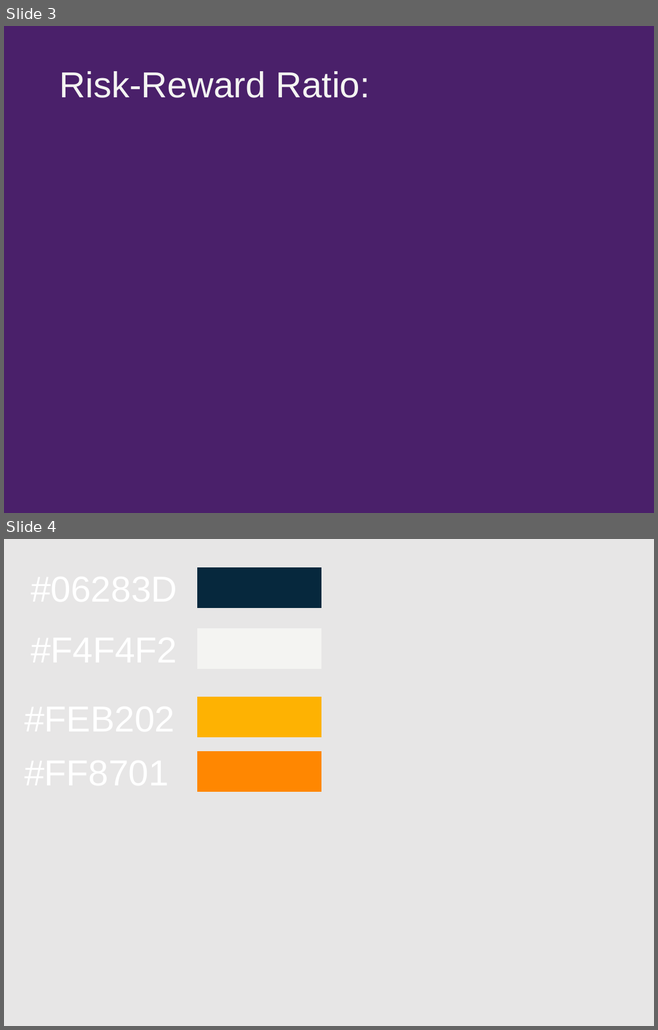
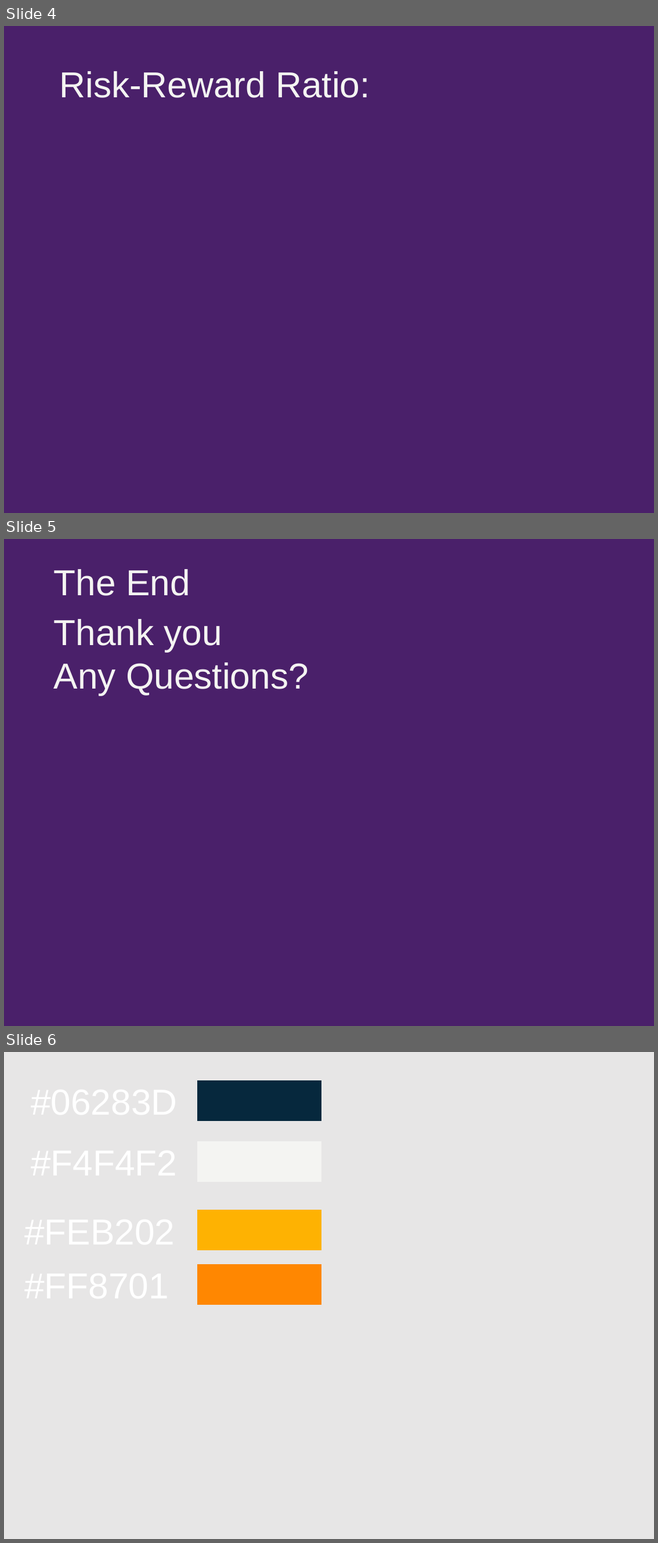
Before and after one commit to shoeb072022/SkeptiBullData, a slide deck: Introductory lecture/Risk Management.pptx. Shown one above the other, each under a label of ours: slides 3 and 4 before the commit, slides 4, 5 and 6 after it. The pictures are 658x1030 and 658x1543 pixels, drawn with LibreOffice and Linux fonts; fonts in the diff are those of the drawing. Boxes give left, top, right and bottom in pixels: in the first picture for what was removed or moved away, otherwise in the second. Text is boxed around its words. In the diff, an @@ line names an element or a change of style, - is before the commit and + after.

```diff
--- a/Introductory lecture/Risk Management.pptx
+++ b/Introductory lecture/Risk Management.pptx
@@ slide 5 added at (4, 539, 654, 1026), background #4A206A @@
@@ text added at (54, 569, 190, 596), 40 pt, text #F4F4F2 @@
+The End
@@ text added at (54, 619, 308, 695), 40 pt, text #F4F4F2 @@
+Thank you
+Any Questions?
@@ what was slide 3 is now slide 4 @@
@@ what was slide 4 is now slide 6 @@
```
Also in this commit, not shown: 1 slide changed, 1 other slide added, 23 other files.
